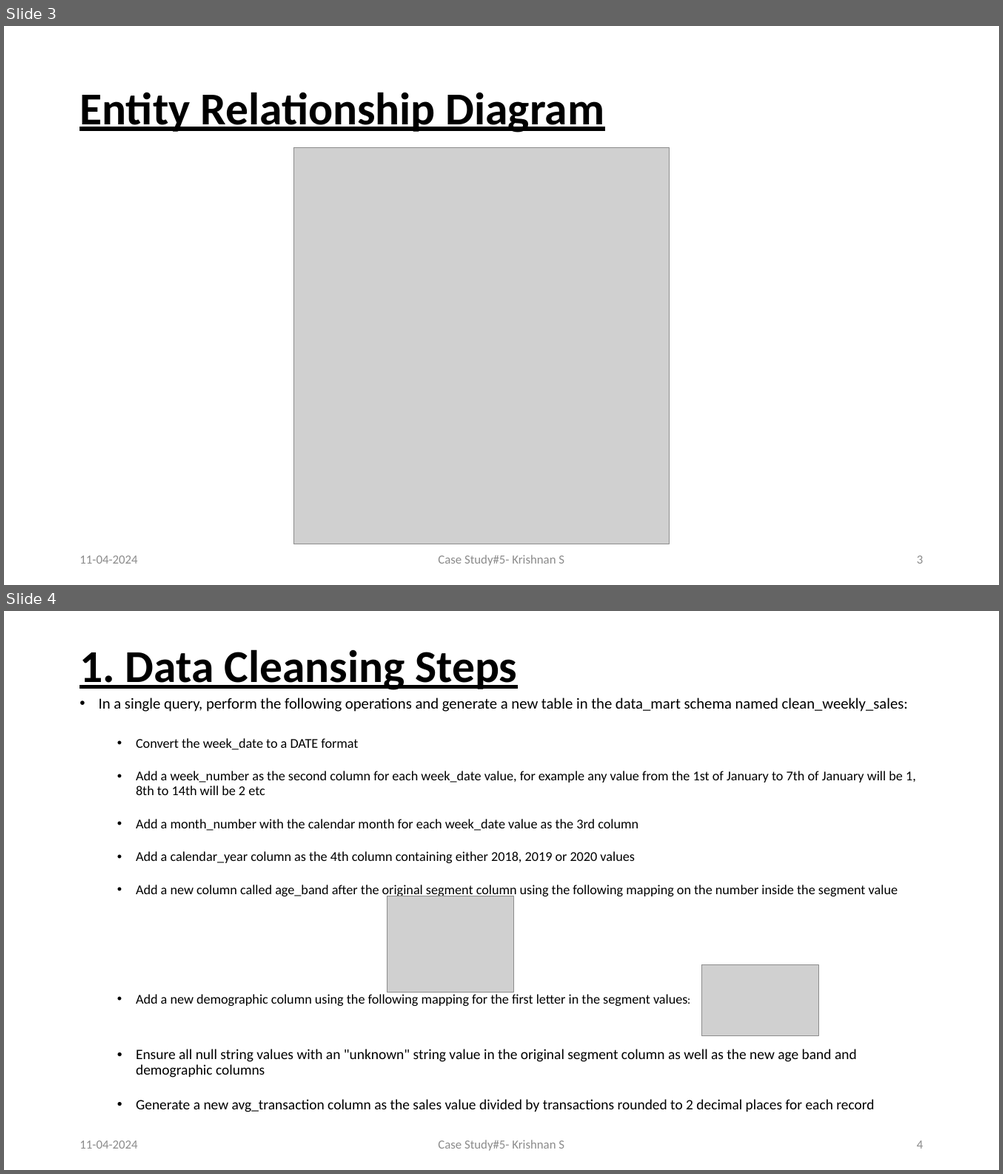
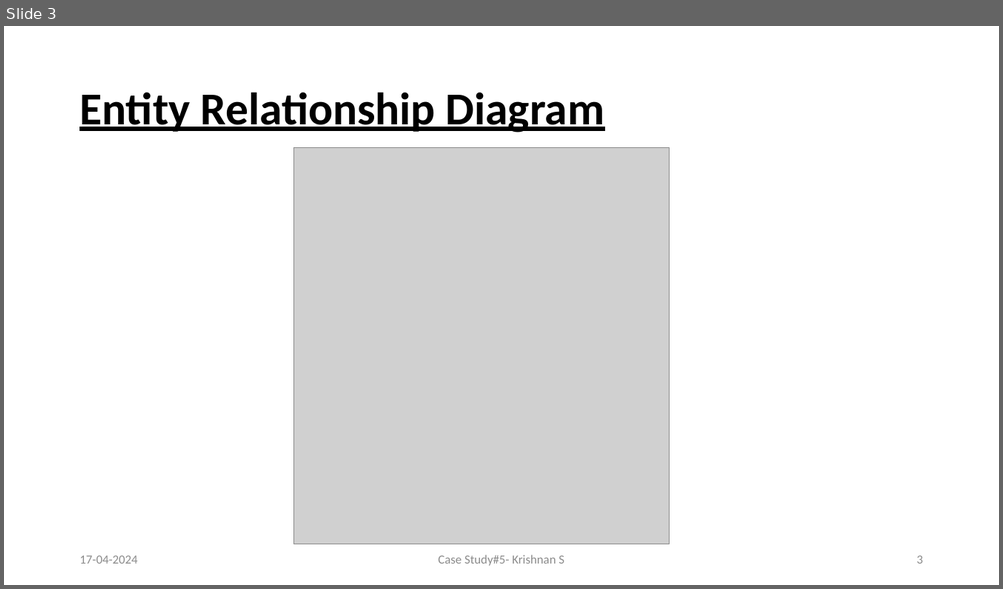
Before and after one commit to Krishnann-s/8-Week-SQL-Challenge, a slide deck: Case Study 5/Data Mart.pptx. Shown one above the other, each under a label of ours: slides 3 and 4 before the commit, slide 3 after it. The pictures are 1003x1174 and 1003x589 pixels, drawn with LibreOffice and Linux fonts; fonts in the diff are those of the drawing; grey boxes stand for pictures. Boxes give left, top, right and bottom in pixels: in the first picture for what was removed or moved away, otherwise in the second. Text is boxed around its words. In the diff, an @@ line names an element or a change of style, - is before the commit and + after.

```diff
--- a/Case Study 5/Data Mart.pptx
+++ b/Case Study 5/Data Mart.pptx
@@ slide 4 removed at (x1=4, y1=611, x2=999, y2=1170), background #FFFFFF @@
@@ title removed at (x1=79, y1=649, x2=517, y2=690) @@
-1. Data Cleansing Steps
@@ text removed at (x1=99, y1=698, x2=916, y2=1113) @@
-• In a single query, perform the following operations and generate a new table in the data_mart schema named clean_weekly_sales:
-  • Convert the week_date to a DATE format
-  • Add a week_number as the second column for each week_date value, for example any value from the 1st of January to 7th of January will be 1, 8th to 14th will be 2 etc
-  • Add a month_number with the calendar month for each week_date value as the 3rd column
-  • Add a calendar_year column as the 4th column containing either 2018, 2019 or 2020 values
-  • Add a new column called age_band after the original segment column using the following mapping on the number inside the segment value
-  • Add a new demographic column using the following mapping for the first letter in the segment values:
-  • Ensure all null string values with an "unknown" string value in the original segment column as well as the new age band and demographic columns
-  • Generate a new avg_transaction column as the sales value divided by transactions rounded to 2 decimal places for each record
@@ picture removed at (x1=387, y1=897, x2=514, y2=992) @@
@@ picture removed at (x1=702, y1=965, x2=818, y2=1037) @@
@@ text removed at (x1=79, y1=1141, x2=137, y2=1149) @@
-11-04-2024
@@ text removed at (x1=438, y1=1140, x2=564, y2=1151) @@
-Case Study#5- Krishnan S
@@ page number removed at (x1=916, y1=1141, x2=922, y2=1149) @@
-4
@@ slide 3 changed as well @@
@@ text at (x1=79, y1=556, x2=137, y2=564): text changed @@
-11-04-2024
+17-04-2024
```
Also in this commit, not shown: 13 other slides changed, 1 other file.
